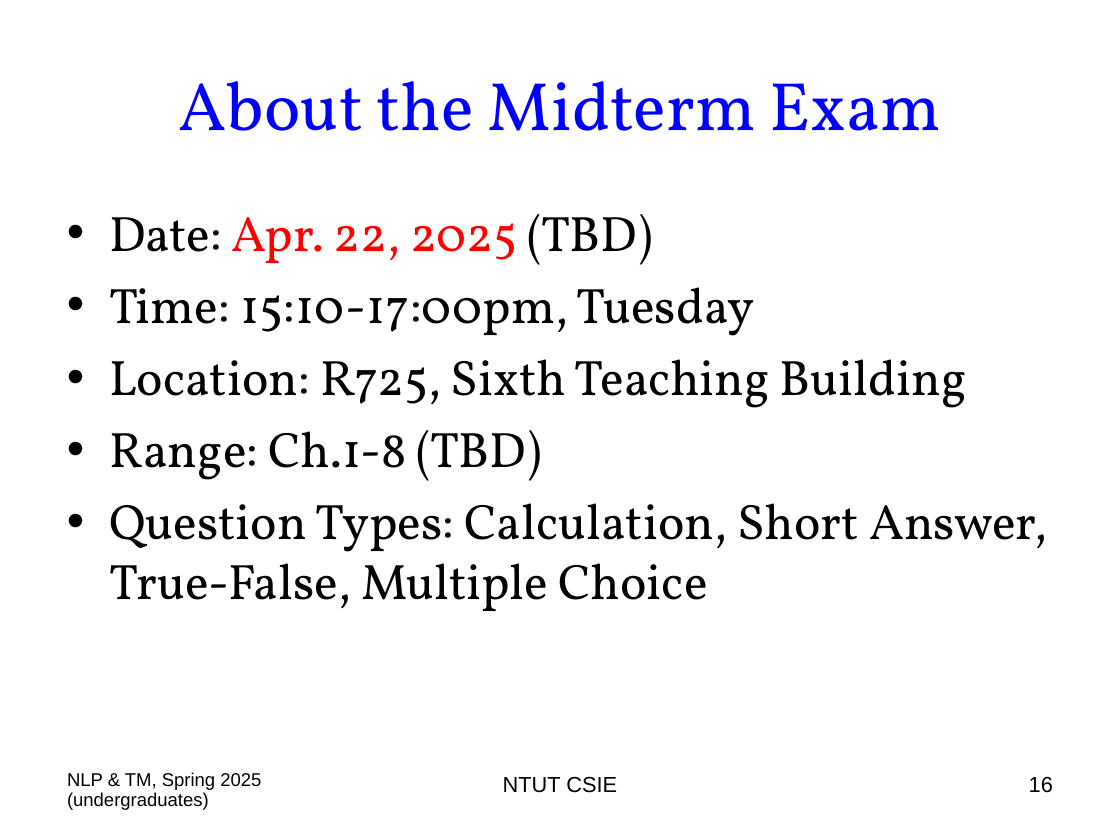
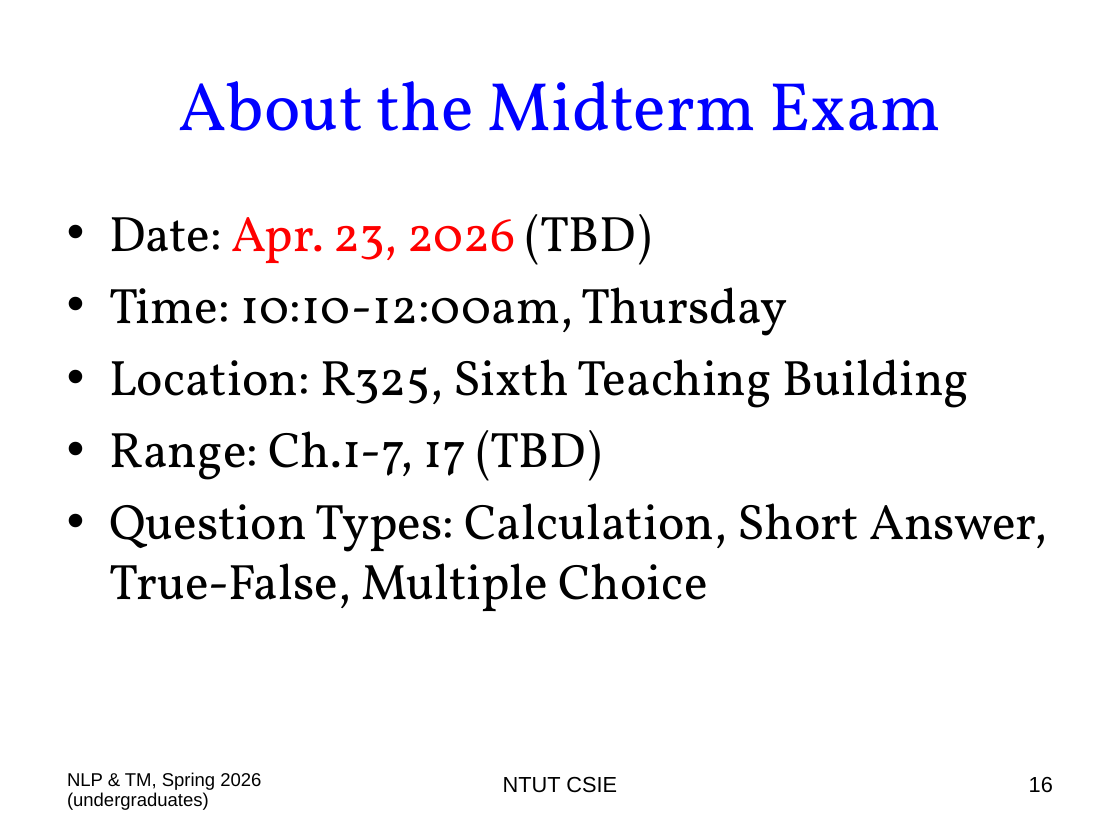
Before and after one commit to chriswjh/chriswjh.github.io, a slide deck: slide 16 of NLP_TM/00-Overview.ppt. Drawn at 1120x840 pixels with LibreOffice and Linux fonts; fonts in the diff are those of the drawing. Boxes give left, top, right and bottom in pixels: in the first picture for what was removed or moved away, otherwise in the second. Text is boxed around its words. In the diff, an @@ line names an element or a change of style, - is before the commit and + after.

```diff
--- a/NLP_TM/00-Overview.ppt
+++ b/NLP_TM/00-Overview.ppt
@@ text at bbox=[109, 214, 969, 481]: text changed @@
-• Date: Apr. 22, 2025 (TBD)
-• Time: 15:10-17:00pm, Tuesday
-• Location: R725, Sixth Teaching Building
-• Range: Ch.1-8 (TBD)
+• Date: Apr. 23, 2026 (TBD)
+• Time: 10:10-12:00am, Thursday
+• Location: R325, Sixth Teaching Building
+• Range: Ch.1-7, 17 (TBD)
@@ text at bbox=[67, 772, 261, 810]: text changed @@
-NLP & TM, Spring 2025 (undergraduates)
+NLP & TM, Spring 2026 (undergraduates)
```
Also in this commit, not shown: 45 other slides changed, 1 slide added.
